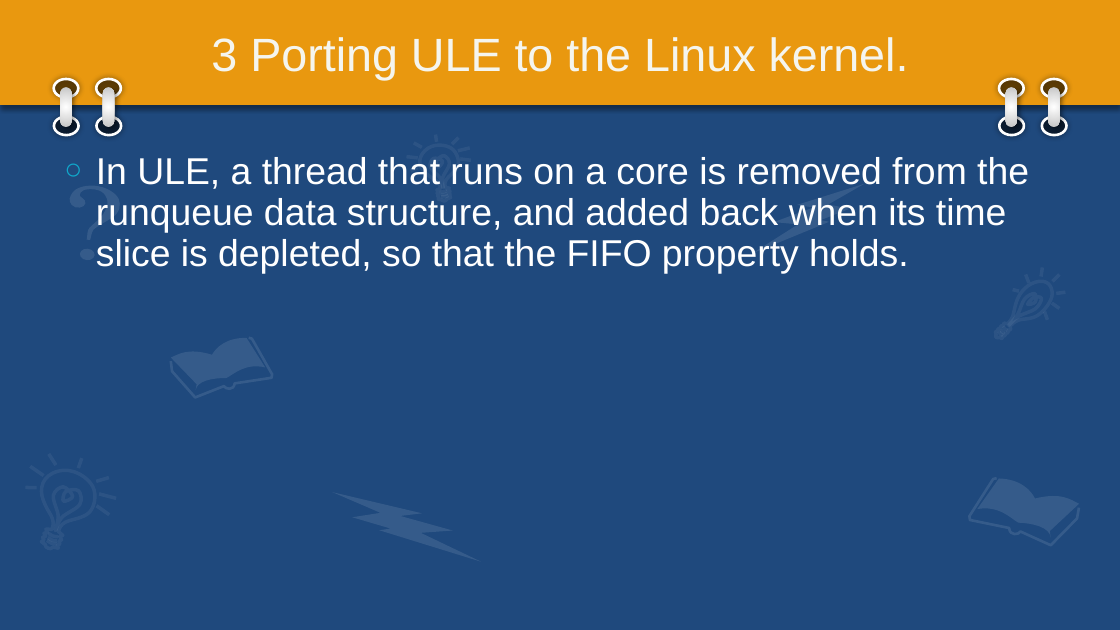
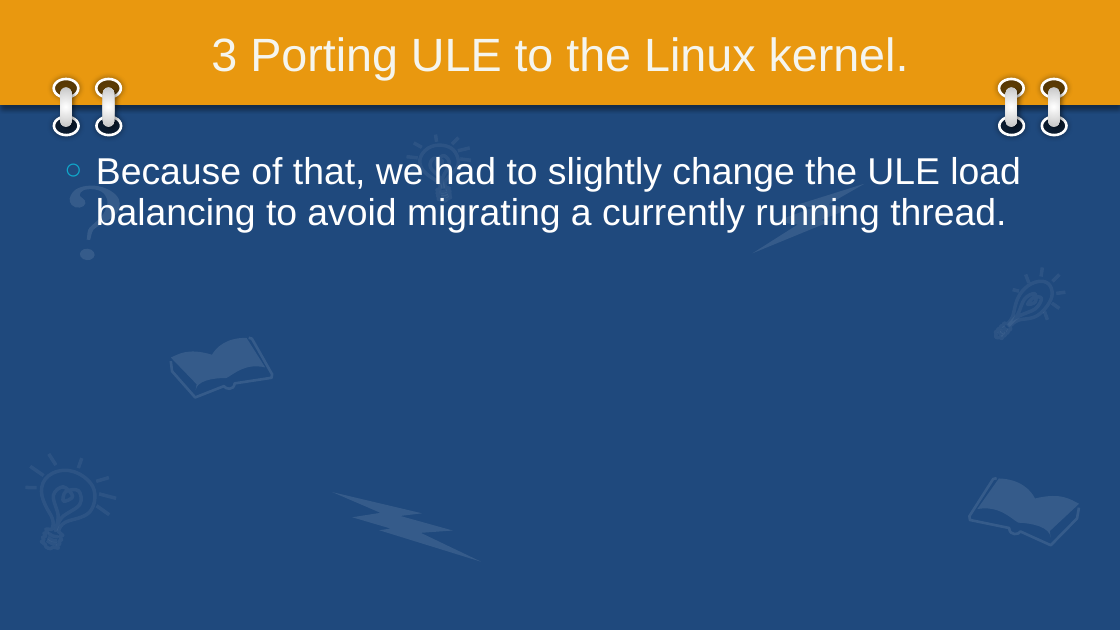
Before and after one commit to jongwonyang/paper-mate, a slide deck: slide 21 of The Battle of the Schedulers.pptx (slide 20 before the commit). Drawn at 1120x630 pixels with LibreOffice and Linux fonts; fonts in the diff are those of the drawing. Boxes give left, top, right and bottom in pixels: in the first picture for what was removed or moved away, otherwise in the second. Text is boxed around its words. In the diff, an @@ line names an element or a change of style, - is before the commit and + after.

```diff
--- a/The Battle of the Schedulers.pptx
+++ b/The Battle of the Schedulers.pptx
@@ text at box(96, 157, 1021, 233): text changed @@
-○ In ULE, a thread that runs on a core is removed from the runqueue data structure, and added back when its time slice is depleted, so that the FIFO property holds.
+○ Because of that, we had to slightly change the ULE load balancing to avoid migrating a currently running thread.
```
Also in this commit, not shown: 19 other slides changed, 19 slides added, 9 slides removed, 5 other files.
